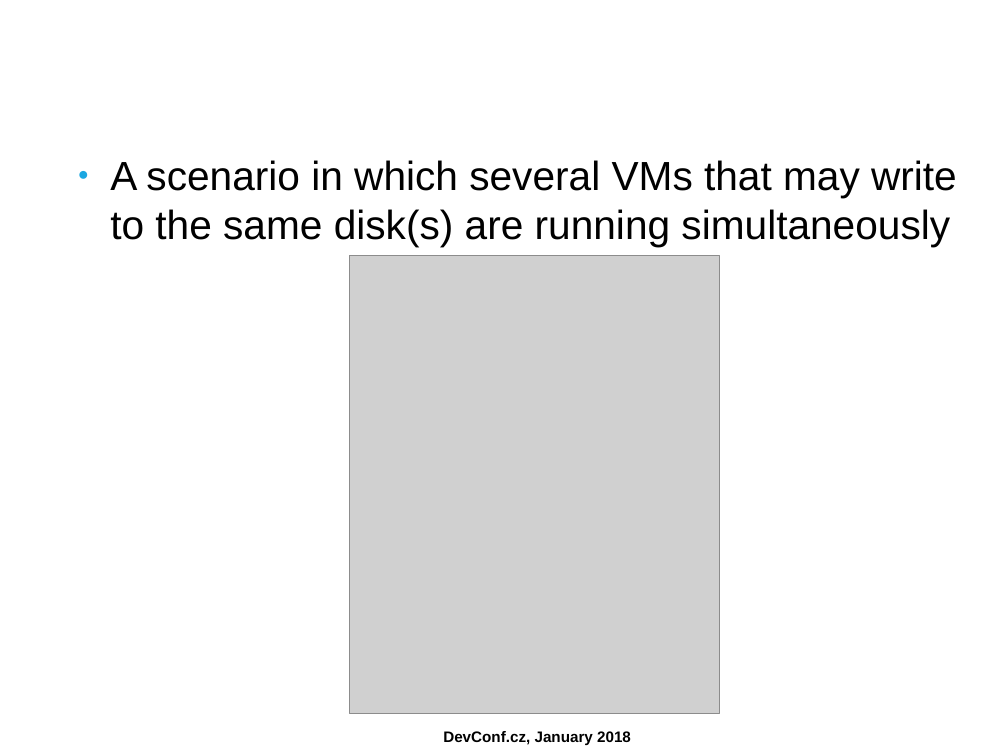
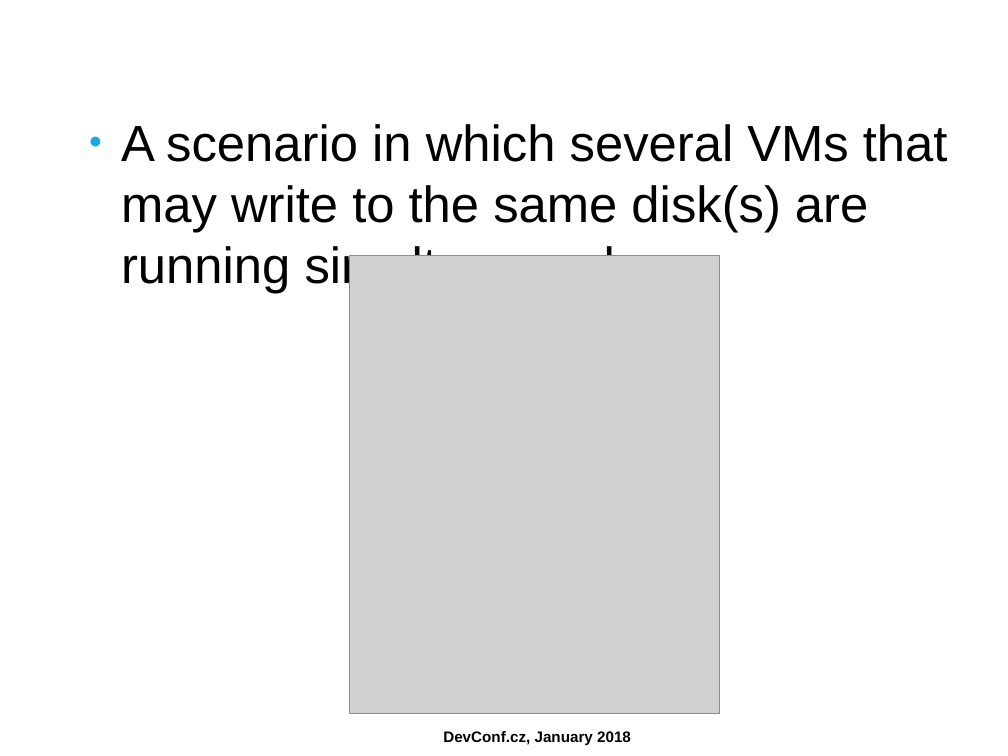
Before and after one commit to ahadas/ahadas.github.io, a slide deck: slide 22 of slides/high_availability_with_no_split_brains.odp. Drawn at 1008x756 pixels with LibreOffice and Linux fonts; fonts in the diff are those of the drawing; grey boxes stand for pictures; background and template pictures are left out. Boxes give left, top, right and bottom in pixels: in the first picture for what was removed or moved away, otherwise in the second. Text is boxed around its words. In the diff, an @@ line names an element or a change of style, - is before the commit and + after.

```diff
--- a/slides/high_availability_with_no_split_brains.odp
+++ b/slides/high_availability_with_no_split_brains.odp
@@ text "A scenario in which several ..." moved from (x1=110, y1=160, x2=957, y2=247) to (x1=121, y1=124, x2=948, y2=293) @@
@@ text "A scenario in which several ..." at (x1=121, y1=124, x2=948, y2=293): size 32 to 40 pt @@
```
Also in this commit, not shown: 4 other slides changed, 1 slide added.
